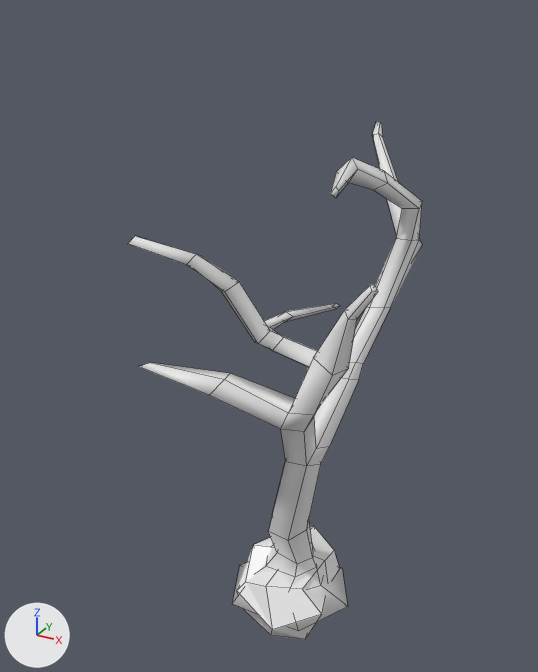
One commit to the Blender file World/Worldassets.blend: the scene before it, then after it.
Both versions are drawn from a 50 mm camera at (3.99, -7.99, 8.02) aimed at (-0.75, 0.65, 3.71). Every picture has the same lights, and +X, +Y and +Z are marked at lower left. Mesh edges are drawn as thin lines. The same objects are shown in both versions, whatever each file hides.

The older version as bpy lines, for what is in view:
```python
mat_material = principled_material('Material')
mat_material.base_color = (0.8, 0.8, 0.8)  # white #e7e7e7
mat_material.roughness = 0.4
me_cube = bpy.data.meshes.new('Cube')
me_cube.from_pydata(...)  # 26 vertices, 24 faces; spans x -0.75..0.72, y -0.93..0.79, z -0.55..0.68
me_cube.materials.append(mat_material)  # white #e7e7e7
me_cube_001 = bpy.data.meshes.new('Cube.001')
me_cube_001.from_pydata(...)  # 154 vertices, 152 faces; spans x -2.82..2.43, y -2.97..5.48, z -0.07..10.73
me_cube_001.polygons.foreach_set('use_smooth', [True] * 152)
ob_stone = bpy.data.objects.new('Stone', me_cube)
ob_stone.location = (0.0, 0.0, 0.0)
ob_tree = bpy.data.objects.new('Tree', me_cube_001)
ob_tree.location = (0.0, 0.0, 0.0)
ob_tree.scale = (0.6, 0.6, 0.6)
```
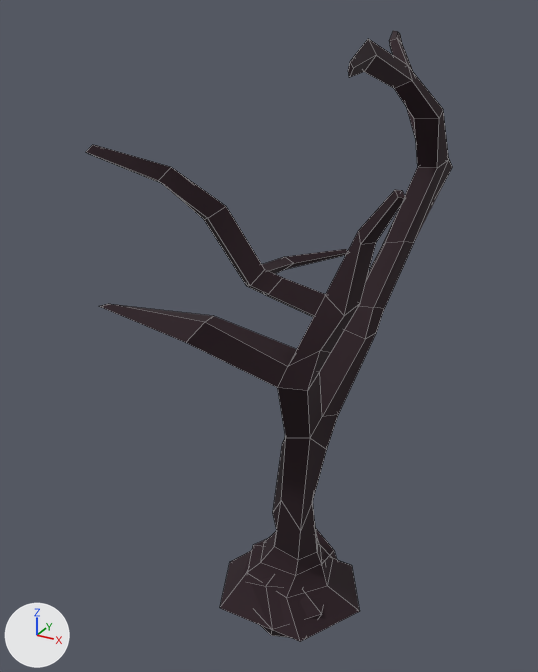
The change, as a diff of the scene's bpy script:
```diff
--- a/World/Worldassets.blend.py
+++ b/World/Worldassets.blend.py
@@ mat_material @@
 mat_material = principled_material('Material')
-mat_material.base_color = (0.8, 0.8, 0.8)  # white #e7e7e7
-mat_material.roughness = 0.4
+mat_material.base_color = (0.0188, 0.00517, 0.0102)  # black #25101a
+mat_material.roughness = 0.867
@@ me_cube_001 @@
 # used by ob_tree; location = (0.0, 0.0, 0.0); scale = (0.6, 0.6, 0.6)
-me_cube_001.from_pydata(...)  # 154 vertices, 152 faces; spans x -2.82..2.43, y -2.97..5.48, z -0.07..10.73
+me_cube_001.from_pydata(...)  # 154 vertices, 152 faces; spans x -2.8..2.43, y -2.9..5.48, z -0.07..10.73
+# me_cube_001 part 1: 41 of 154 vertices moved; they spanned x -0.26..1.89, y -1.7..2.29, z 2.24..10.47 and now span x -0.21..1.75, y -1.68..2.16, z 2.04..10.48; mean shift (0.01, 0.01, -0.02); largest move (-0.15, -0.97, 2.24) -> (0.19, -0.89, 2.75)
+# me_cube_001 part 2: edges marked sharp go from 0 to 203
+me_cube_001.materials.append(mat_material)  # black #25101a
@@ ob_tree @@
 ob_tree.location = (0.0, 0.0, 0.0)
-ob_tree.scale = (0.6, 0.6, 0.6)
+ob_tree.scale = (0.72, 0.72, 0.72)
```

Pixel boxes (x1, y1, x2, y2) of what changed, in the pictures (538 x 672 px; the box of a moved part takes in the faces that stretch with it):
'Tree', recoloured, surface changed, reshaped, shading changed, rescaled (white to black, 24% wider, 20% taller)
    before: (128, 121, 423, 631)
    after: (86, 31, 452, 642)
'Stone', recoloured, surface changed
    both: (237, 526, 340, 639)
part 1 of me_cube_001, moved or reshaped
    before: (268, 158, 423, 564)
    after: (269, 45, 452, 560)
part 2 of me_cube_001, shading changed
    before: (186, 121, 422, 631)
    after: (158, 31, 451, 642)
